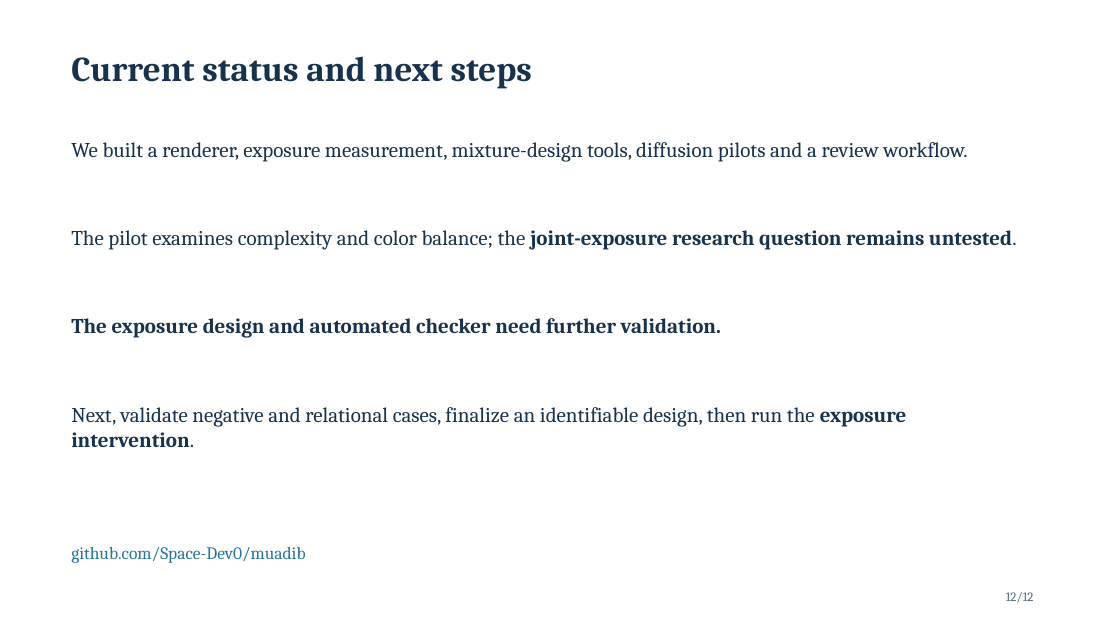
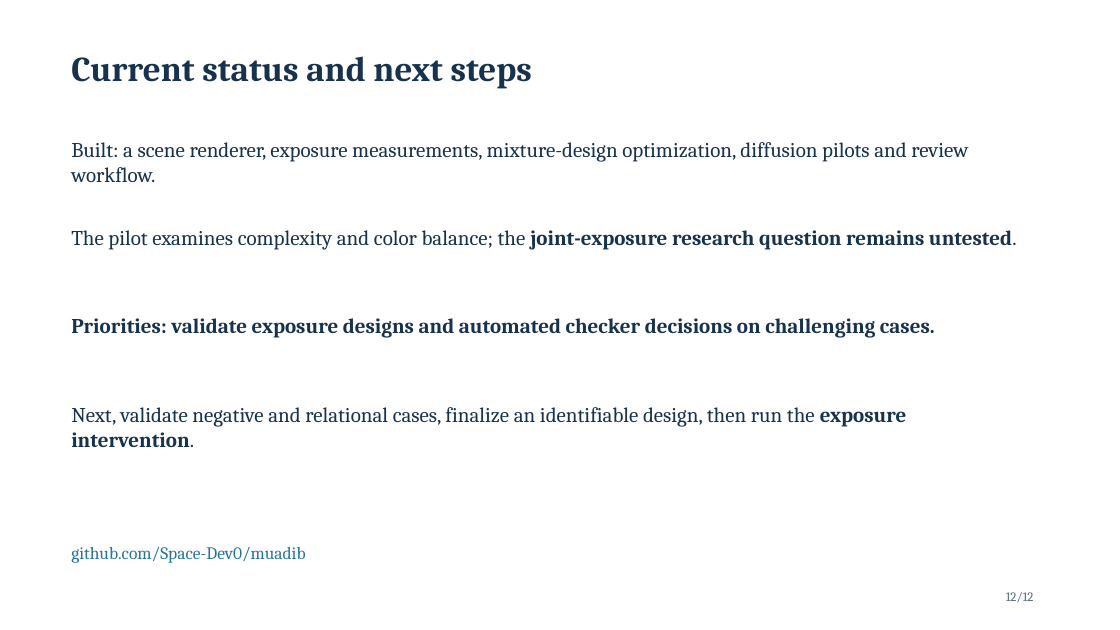
Before and after one commit to Space-Dev0/muadib, a slide deck: slide 12 of presentation/powerpoint/submission-final.pptx. Drawn at 1120x630 pixels with LibreOffice and Linux fonts; fonts in the diff are those of the drawing. Boxes give left, top, right and bottom in pixels: in the first picture for what was removed or moved away, otherwise in the second. Text is boxed around its words. In the diff, an @@ line names an element or a change of style, - is before the commit and + after.

Commit message:
docs(presentation): expand slide explanations
Add detail across the twelve slides and explain how SSH forwarding can operate over a private VPN such as Tailscale. Describe the existing job coordinator accurately and retain context needed to interpret the pilot results.

```diff
--- a/presentation/powerpoint/submission-final.pptx
+++ b/presentation/powerpoint/submission-final.pptx
@@ text at (71,142,968,182): text changed @@
-We built a renderer, exposure measurement, mixture-design tools, diffusion pilots and a review workflow.
+Built: a scene renderer, exposure measurements, mixture-design optimization, diffusion pilots and review workflow.
@@ text at (71,318,935,338): text changed @@
-The exposure design and automated checker need further validation.
+Priorities: validate exposure designs and automated checker decisions on challenging cases.
```
Also in this commit, not shown: 11 other slides changed, 1 other file.
